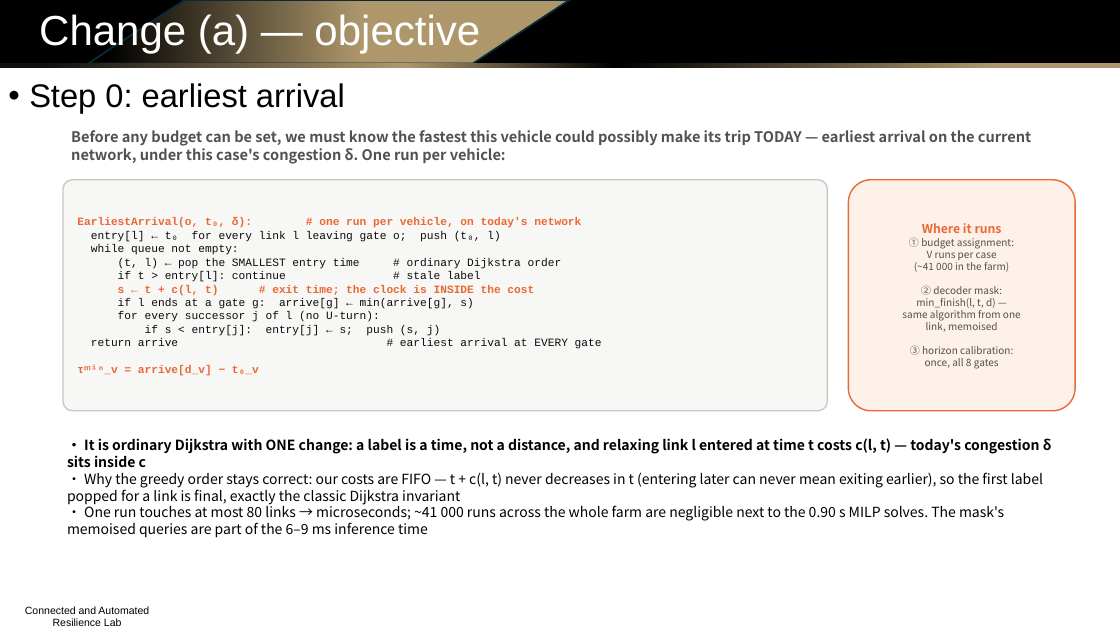
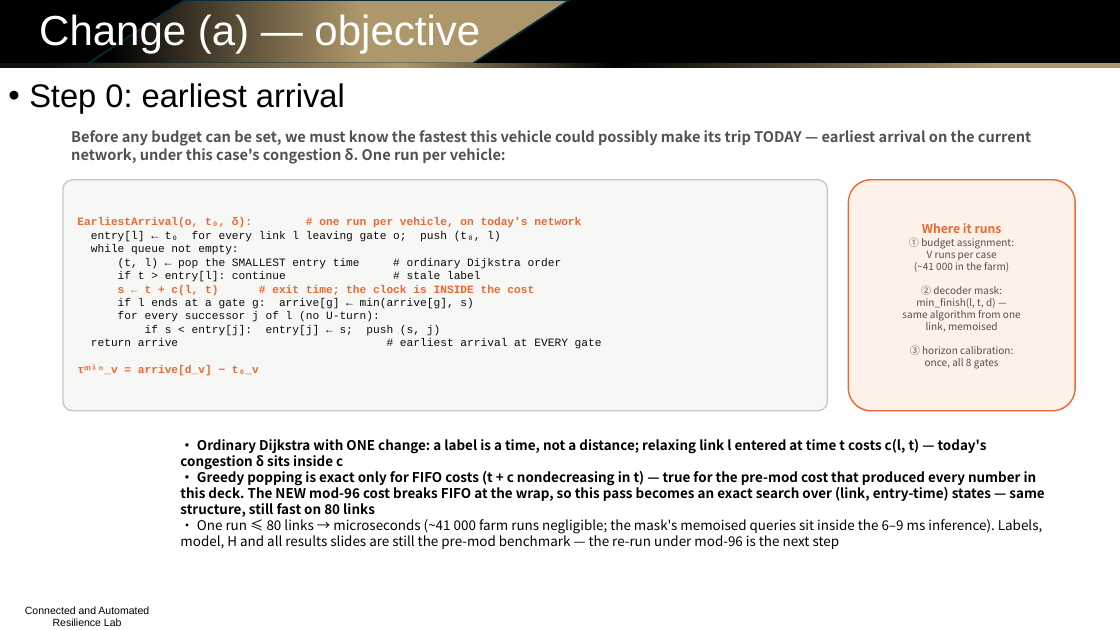
Before and after one commit to Dylan-Wyl10/RoboSense, a slide deck: slide 11 of experiments/20260804-budget-conditioning/ppt/sensing_routing_method_and_results.pptx. Drawn at 1120x630 pixels with LibreOffice and Linux fonts; fonts in the diff are those of the drawing; background and template pictures are left out. Boxes give left, top, right and bottom in pixels: in the first picture for what was removed or moved away, otherwise in the second. Text is boxed around its words. In the diff, an @@ line names an element or a change of style, - is before the commit and + after.

```diff
--- a/experiments/20260804-budget-conditioning/ppt/sensing_routing_method_and_results.pptx
+++ b/experiments/20260804-budget-conditioning/ppt/sensing_routing_method_and_results.pptx
@@ text at (180,439,1044,549): text changed; size 12 to 11.5 pt; bold on @@
-• It is ordinary Dijkstra with ONE change: a label is a time, not a distance, and relaxing link l entered at time t costs c(l, t) — today's congestion δ sits inside c
-• Why the greedy order stays correct: our costs are FIFO — t + c(l, t) never decreases in t (entering later can never mean exiting earlier), so the first label popped for a link is final, exactly the classic Dijkstra invariant
-• One run touches at most 80 links → microseconds; ~41 000 runs across the whole farm are negligible next to the 0.90 s MILP solves. The mask's memoised queries are part of the 6–9 ms inference time
+• Ordinary Dijkstra with ONE change: a label is a time, not a distance; relaxing link l entered at time t costs c(l, t) — today's congestion δ sits inside c
+• Greedy popping is exact only for FIFO costs (t + c nondecreasing in t) — true for the pre-mod cost that produced every number in this deck. The NEW mod-96 cost breaks FIFO at the wrap, so this pass becomes an exact search over (link, entry-time) states — same structure, still fast on 80 links
+• One run ≤ 80 links → microseconds (~41 000 farm runs negligible; the mask's memoised queries sit inside the 6–9 ms inference). Labels, model, H and all results slides are still the pre-mod benchmark — the re-run under mod-96 is the next step
```
Also in this commit, not shown: 4 other slides changed, 6 other files.
